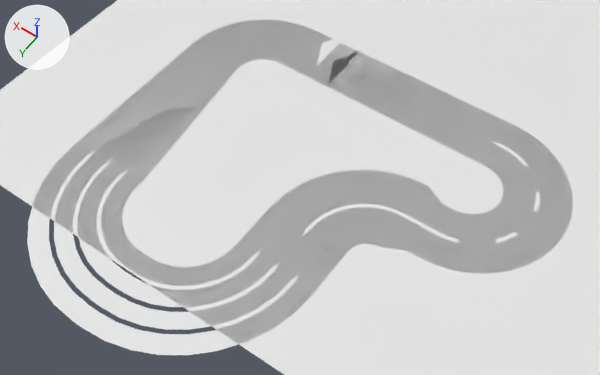
What one commit did to the Blender file maps.blend.
The view is the same before and after, from a 50 mm camera at (-27.2, 51.7, 58.1) aimed at (-1.6, 15.9, 1.8). Every picture has the same lights, and +X, +Y and +Z are marked at upper left.
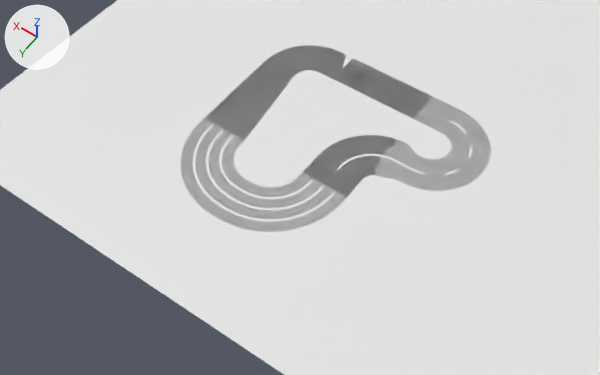
What differs and where, as boxes [x1, y1, x2, y2] in the pictures (600 x 375 px; the box of a moved part takes in the faces that stretch with it):
'Plane.002', reshaped (43% narrower, 44% shorter)
    before: [27, 20, 573, 355]
    after: [180, 44, 491, 232]
part 1 of me_plane_003, moved or reshaped
    before: [27, 20, 573, 355]
    after: [180, 46, 491, 232]
part 2 of me_plane_003, moved or reshaped
    before: [316, 32, 402, 78]
    after: [343, 44, 394, 77]

The change, as a list of edits to the scene's bpy script:
```text
Change me_plane_003:
    used by ob_plane_002; location = (0.0, 0.0, 0.0)
    remove me_plane_003.from_pydata(...)  # 531 vertices, 239 faces; spans x -22.0..19.0, y -3.1..36.0, z 0.0..3.0
    add me_plane_003.from_pydata(...)  # 531 vertices, 239 faces; spans x -13.2..11.4, y -1.8..21.6, z 0.0..3.0
    me_plane_003 part 1: the loose piece of 318 vertices spanning x -22.0..19.0, y -3.0..36.0, z 0.0 is scaled about the mesh origin by (0.6, 0.6, 1)
    me_plane_003 part 2: 213 of 531 vertices moved; they spanned x -1.1..7.0, y -3.1..3.1, z 2.0..3.0 and now span x -0.7..4.2, y -1.8..1.8, z 2.0..3.0; mean shift (-0.8, 0.0, 0.0); largest move (7.0, 0.0, 2.0) -> (4.2, 0.0, 2.0)
```
